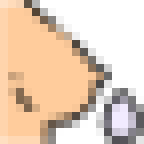
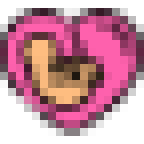
Layered file, before and after one edit (w=144, h=144). Changes by layer:
hid "breastfeeding" over (0, 0, 144, 144)
showed "940631" over (0, 8, 144, 136)
